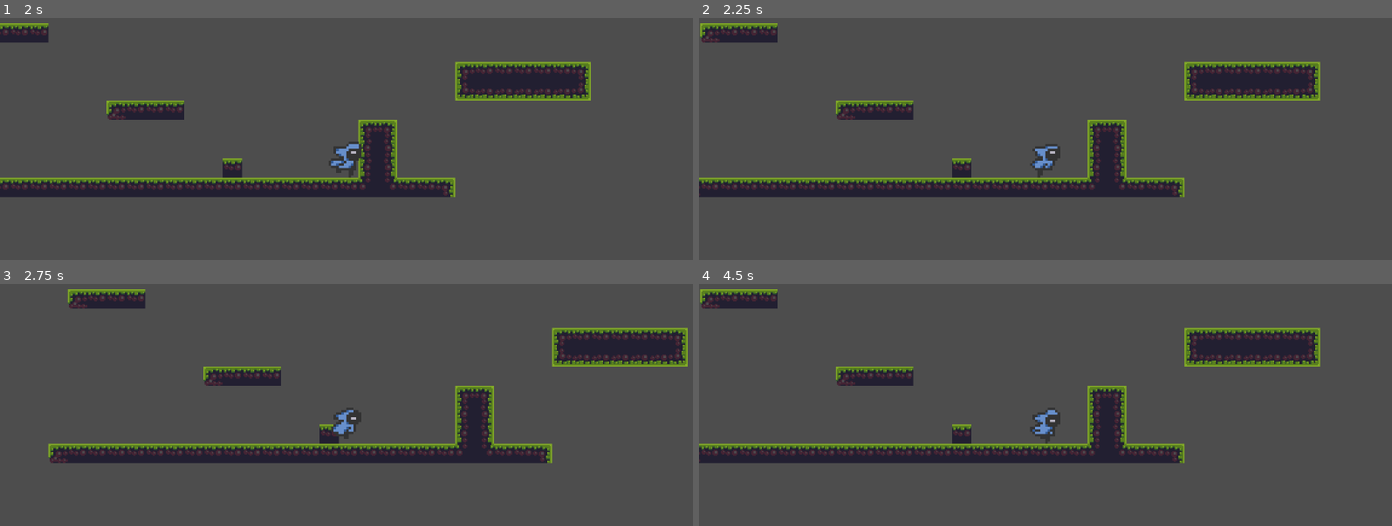
Above: before the commit, frames 1-4 (two rows, left to right).
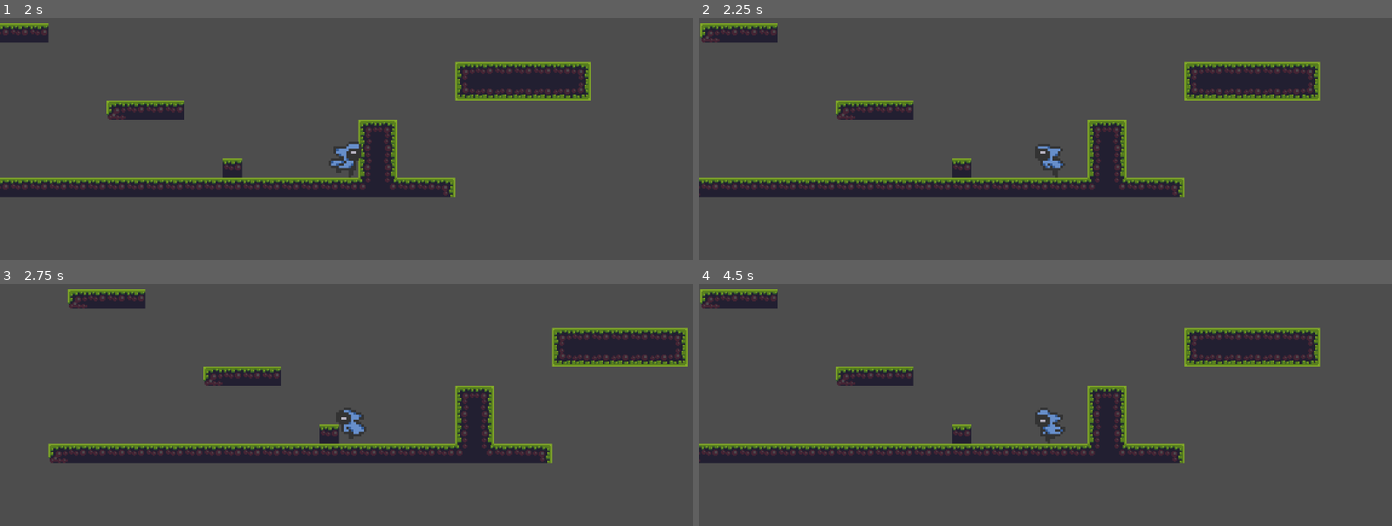
Above: after the commit, the same moments.

Repository: Veddersboy/millennium
Game: Godot game, scene res://Scenes/game.tscn
Two runs of this game, one before a commit and one after it. Both use one fixed random seed, a clock stepped at 60 frames per second and the inputs below.
Inputs (mouse positions are in pixels of both pictures, inside the frame that each line leads up to):
- Up to frame 1 (2 s): move the mouse to (498, 158) at 0.52 s; hold D (move_right) from 0.53 s (still down); click (498, 158) at 0.6 s; tap Space (jump) at 0.77, 1.52 s; move the mouse to (207, 197) at 1.27 s; tap S (crouch) at 1.35 s
- Up to frame 2 (2.25 s): move the mouse to (1114, 90) at 2.02 s; release D (move_right) at 2.03 s; hold A (move_left) from 2.03 s (still down); right-click (1114, 90) at 2.1 s
- Up to frame 3 (2.75 s): keep holding A (move_left)
- Up to frame 4 (4.5 s): move the mouse to (1010, 521) at 2.77 s; release A (move_left) at 2.78 s; hold D (move_right) 2.78-4.28 s; tap W (look-up) at 2.85 s; tap Space (jump) at 3.02, 3.77 s; move the mouse to (1260, 501) at 3.52 s; click (1260, 501) at 3.6 s; move the mouse to (837, 385) at 4.27 s; hold A (move_left) from 4.28 s (still down); tap S (crouch) at 4.35 s

Frame 1 is identical in both runs. In frame 2, 0.3% of the frame differs, in the area x 47-53%, y 52-66%; in frame 3, 0.3%; in frame 4, 0.4%, in the area x 47-53%, y 51-66%.

Commit message:
Fixed animations for move state

Diff:
--- a/scripts/move.gd
+++ b/scripts/move.gd
@@ -19,15 +19,16 @@
 		parent.state_machine.change_state(parent.fall_state)
 		return
 
-
+	parent.animations.flip_v = false
 	#Velocity application if state remains
 	var input_dir = Input.get_axis("move_left", "move_right")
 	if input_dir == 0:
 		if abs(parent.velocity.x) < minSpeed:
-			print("Calling Idle")
 			parent.state_machine.change_state(parent.idle_state)
 			return
 		parent.velocity.x = move_toward(parent.velocity.x, 0, friction * delta)
 	else:
+		if((input_dir == 1.0) == parent.animations.flip_h):
+			parent.animations.flip_h = !parent.animations.flip_h
 		parent.velocity.x = move_toward(parent.velocity.x, input_dir * maxSpeed, acceleration * delta)
 	parent.move_and_slide()
--- a/scripts/player.gd
+++ b/scripts/player.gd
@@ -2,7 +2,7 @@
 extends CharacterBody2D
 
 @onready
-var animations = $AnimatedSprite2D
+var animations : AnimatedSprite2D = $AnimatedSprite2D
 @onready
 var state_machine = $state_machine
 
Not shown, added: Scenes/game.tscn9870106266.tmp
Not shown, added: Scenes/game.tscn9875585651.tmp
